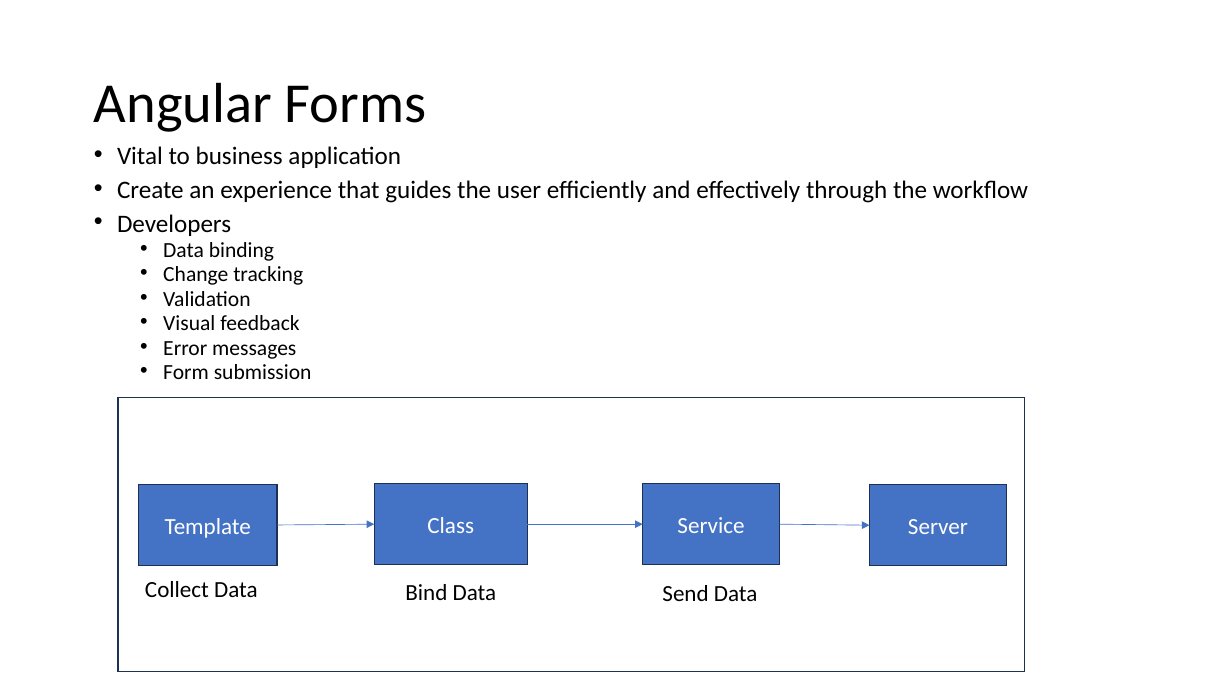
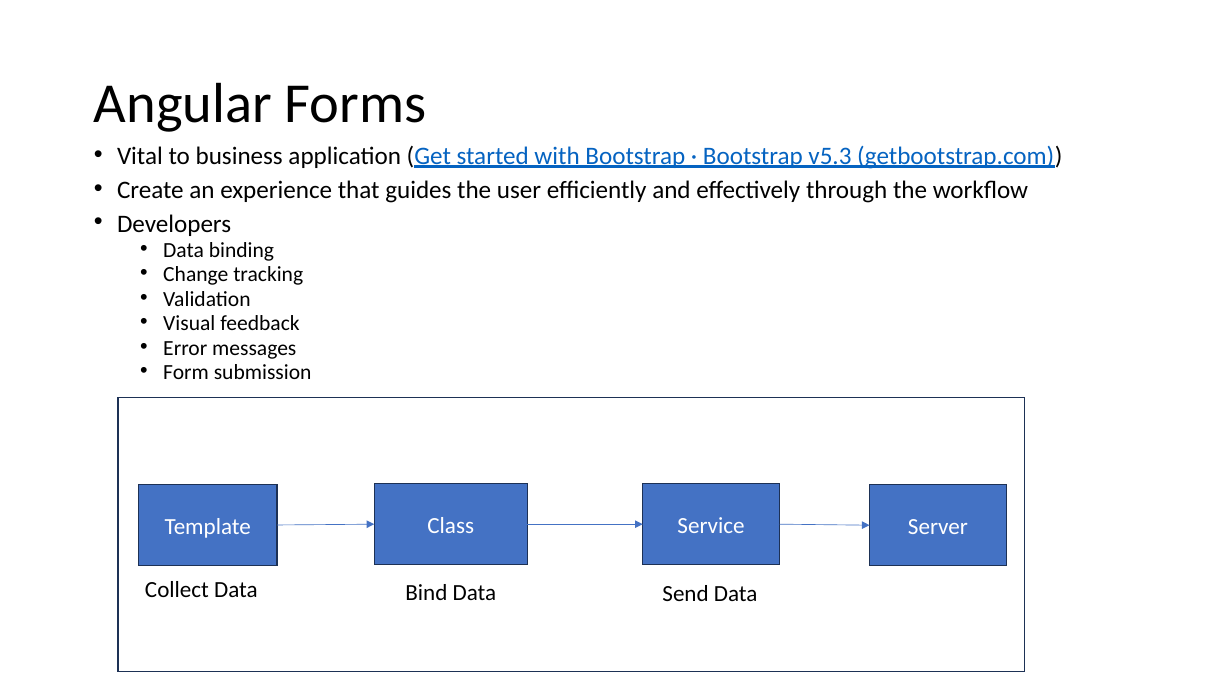
Before and after one commit to rantunar/Monitoring, a slide deck: slide 43 of Angular Bootcamp.pptx. Drawn at 1232x693 pixels with LibreOffice and Linux fonts; fonts in the diff are those of the drawing. Boxes give left, top, right and bottom in pixels: in the first picture for what was removed or moved away, otherwise in the second. Text is boxed around its words. In the diff, an @@ line names an element or a change of style, - is before the commit and + after.

```diff
--- a/Angular Bootcamp.pptx
+++ b/Angular Bootcamp.pptx
@@ text at [117,146,1062,169]: text changed; text colour #000000 to #0563C1 @@
-• Vital to business application
+• Vital to business application (Get started with Bootstrap · Bootstrap v5.3 (getbootstrap.com))
```
Also in this commit, not shown: 3 other slides changed.
